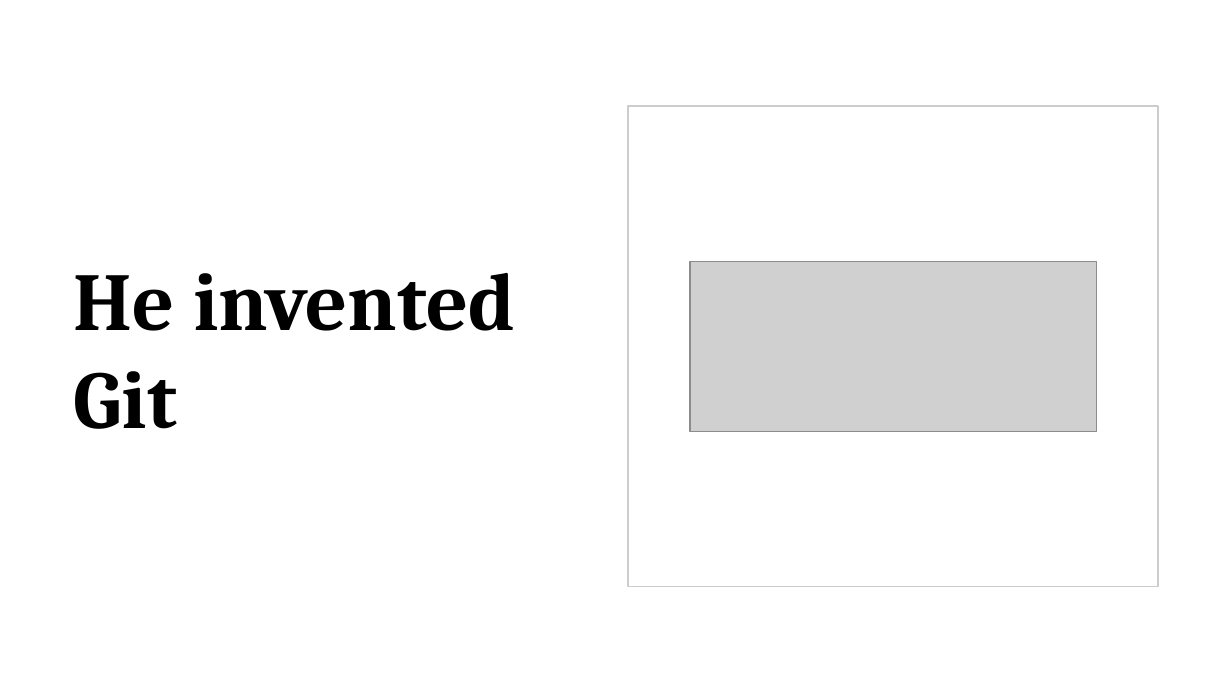
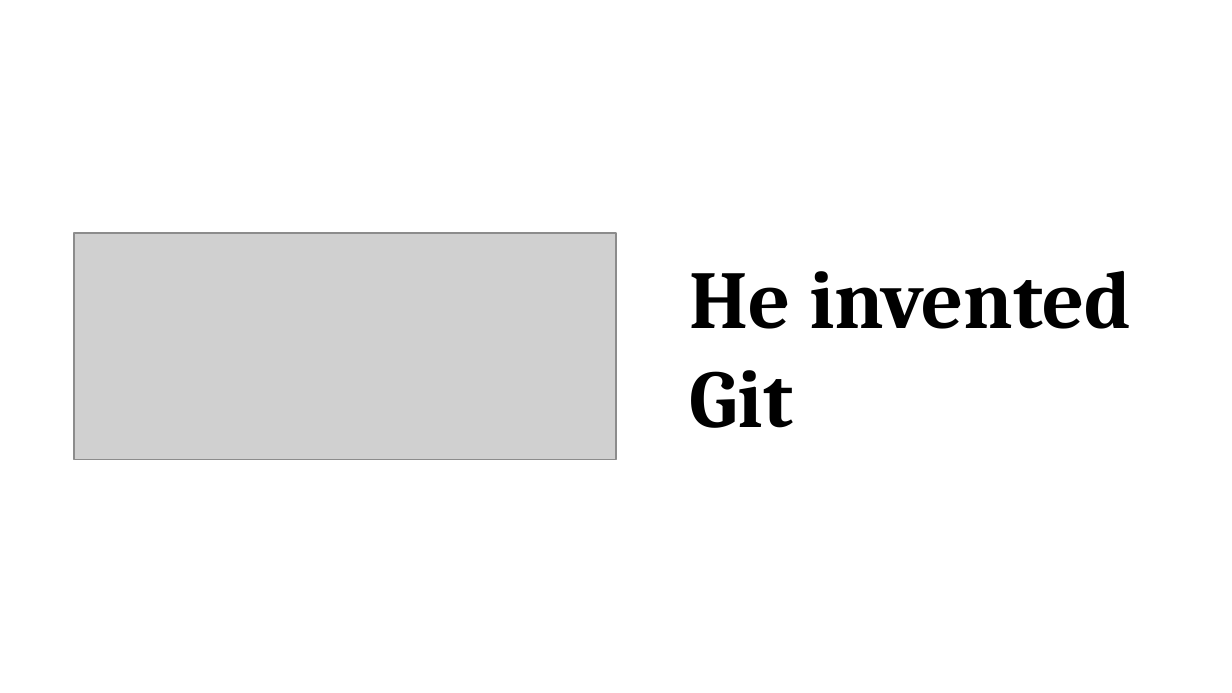
Before and after one commit to promilek2/Najs, a slide deck: slide 4 of Linus_Torvalds.pptx (slide 6 before the commit). Drawn at 1232x693 pixels with LibreOffice and Linux fonts; fonts in the diff are those of the drawing; grey boxes stand for pictures. Boxes give left, top, right and bottom in pixels: in the first picture for what was removed or moved away, otherwise in the second. Text is boxed around its words. In the diff, an @@ line names an element or a change of style, - is before the commit and + after.

```diff
--- a/Linus_Torvalds.pptx
+++ b/Linus_Torvalds.pptx
@@ rectangle removed at [628, 106, 1158, 586] @@
@@ text "He invented Git": place and size @@
-text "He invented Git" at [74, 273, 515, 429]
+text "He invented Git" at [690, 271, 1131, 428]
@@ picture: place and size @@
-picture at [690, 261, 1096, 431]
+picture at [74, 233, 616, 460]
```
Also in this commit, not shown: 4 other slides changed, 5 slides removed.
